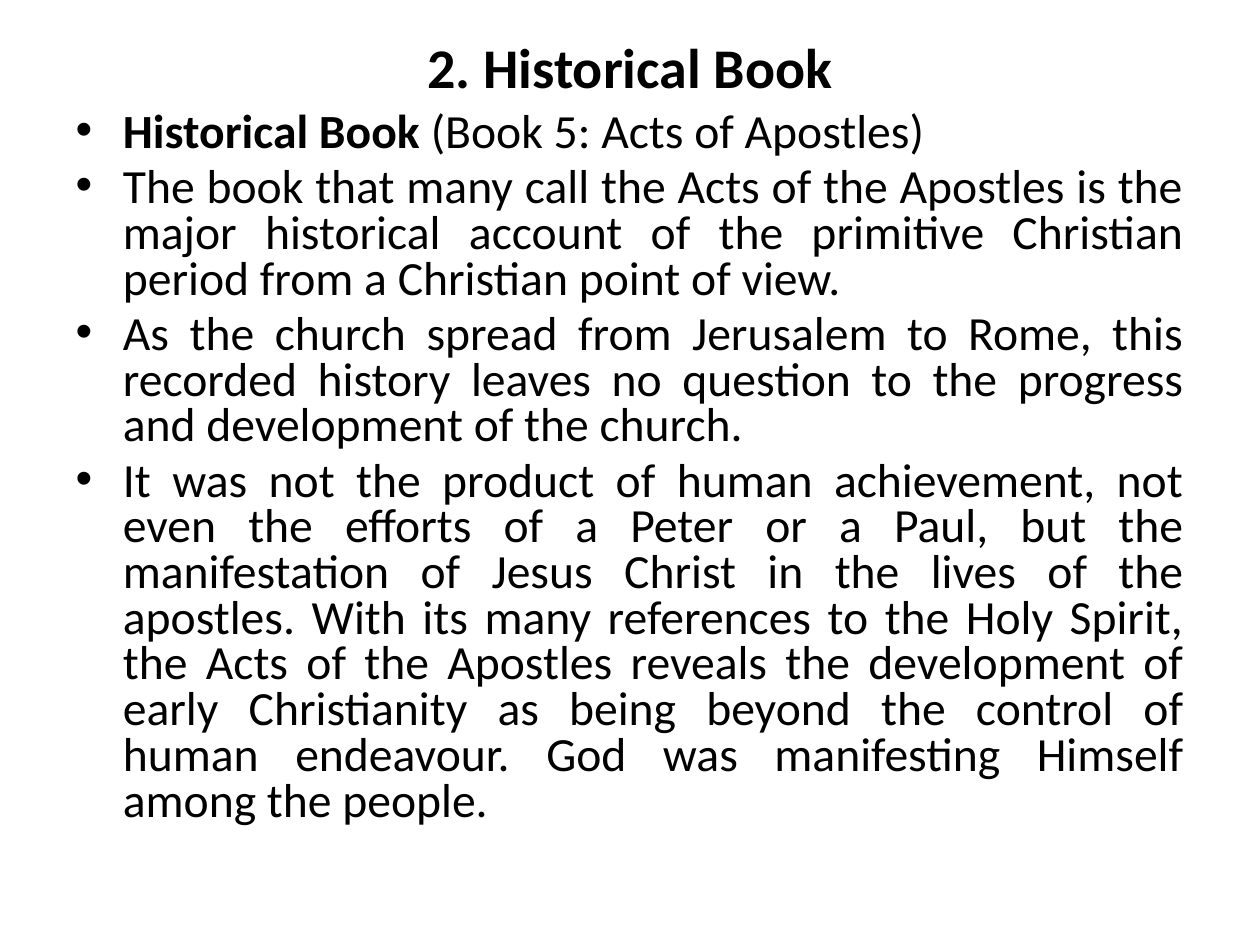
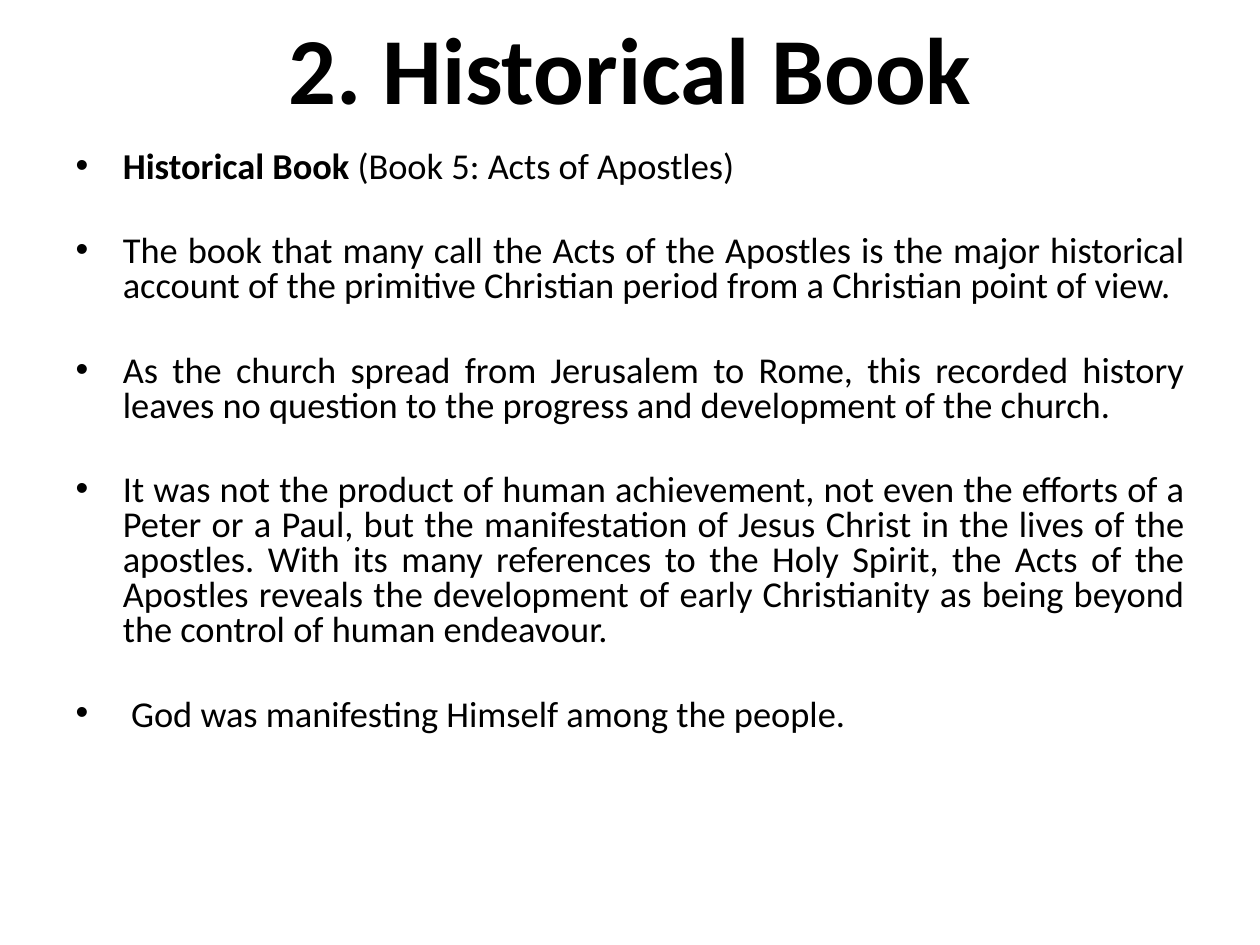
Before and after one commit to mutanganajoseph/Documents, a slide deck: slide 63 of auca/sem-1/intro-to-Bible-study/1 intro to Bible study Notes.pptx. Drawn at 1260x945 pixels with LibreOffice and Linux fonts; fonts in the diff are those of the drawing. Boxes give left, top, right and bottom in pixels: in the first picture for what was removed or moved away, otherwise in the second. Text is boxed around its words. In the diff, an @@ line names an element or a change of style, - is before the commit and + after.

```diff
--- a/auca/sem-1/intro-to-Bible-study/1 intro to Bible study Notes.pptx
+++ b/auca/sem-1/intro-to-Bible-study/1 intro to Bible study Notes.pptx
@@ title "2. Historical Book" at (288, 37, 971, 105): size 32 to 54 pt @@
@@ text "Historical Book (Book 5: Acts ...": place and size @@
-text "Historical Book (Book 5: Acts ..." at (123, 113, 1183, 826)
+text "Historical Book (Book 5: Acts ..." at (123, 152, 1184, 734)
@@ text at (123, 152, 1184, 425): size 27.2 to 20.8 pt in "Historical Book (Book 5: Acts of Apostles)", "The book that many call the Acts ...", "As the church spread from Jerusalem to ..."; less space between paragraphs @@
@@ text at (123, 476, 1184, 734): text changed; size 27.2 to 20.8 pt @@
-• It was not the product of human achievement, not even the efforts of a Peter or a Paul, but the manifestation of Jesus Christ in the lives of the apostles. With its many references to the Holy Spirit, the Acts of the Apostles reveals the development of early Christianity as being beyond the control of human endeavour. God was manifesting Himself among the people.
+• It was not the product of human achievement, not even the efforts of a Peter or a Paul, but the manifestation of Jesus Christ in the lives of the apostles. With its many references to the Holy Spirit, the Acts of the Apostles reveals the development of early Christianity as being beyond the control of human endeavour.
+• God was manifesting Himself among the people.
```
Also in this commit, not shown: 72 other slides changed, 5 other files.
